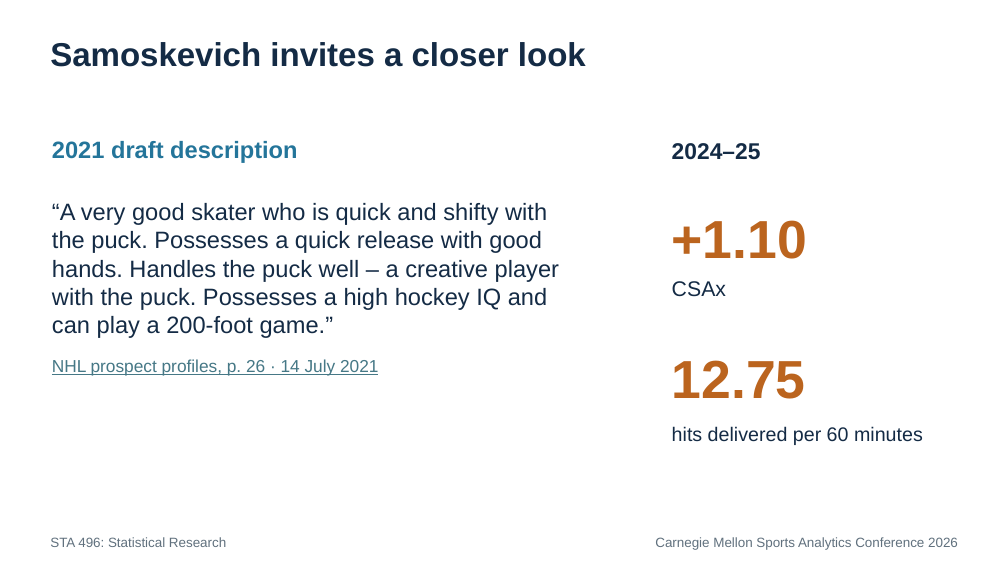
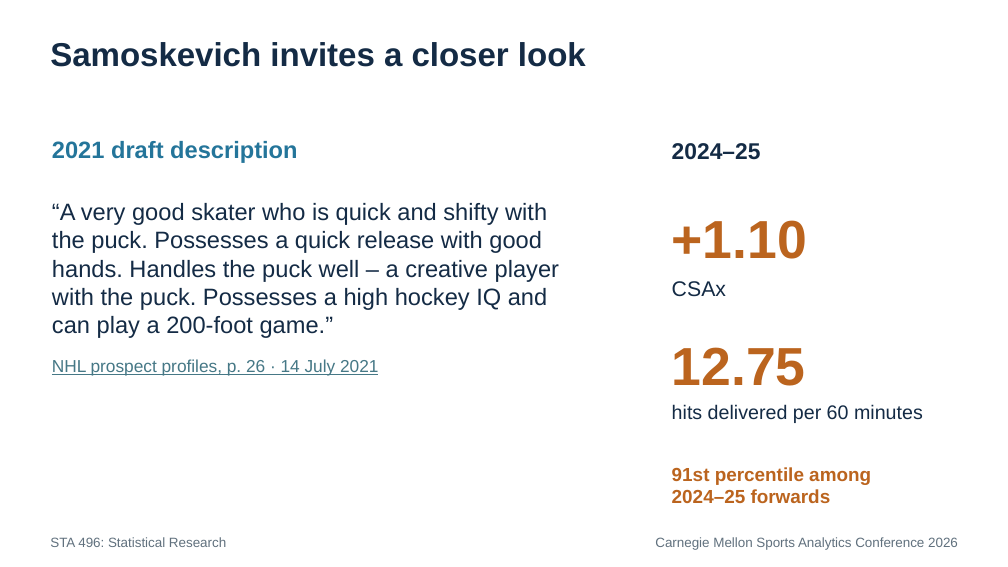
Before and after one commit to RentoSaijo/CSAx_STA496, a slide deck: slide 32 of reports/presentation.pptx (slide 27 before the commit). Drawn at 1008x567 pixels with LibreOffice and Linux fonts; fonts in the diff are those of the drawing. Boxes give left, top, right and bottom in pixels: in the first picture for what was removed or moved away, otherwise in the second. Text is boxed around its words. In the diff, an @@ line names an element or a change of style, - is before the commit and + after.

```diff
--- a/reports/presentation.pptx
+++ b/reports/presentation.pptx
@@ text "12.75": place and size @@
-text "12.75" at <box>672,360,806,399</box>
+text "12.75" at <box>672,347,806,386</box>
@@ text "hits delivered per 60 minutes": place and size @@
-text "hits delivered per 60 minutes" at <box>672,426,923,445</box>
+text "hits delivered per 60 minutes" at <box>672,404,923,423</box>
@@ text added at <box>672,467,871,503</box>, 18 pt, text #BB641E, bold @@
+91st percentile among
+2024–25 forwards
```
Also in this commit, not shown: 18 other slides changed, 5 slides added, 3 slides removed.
